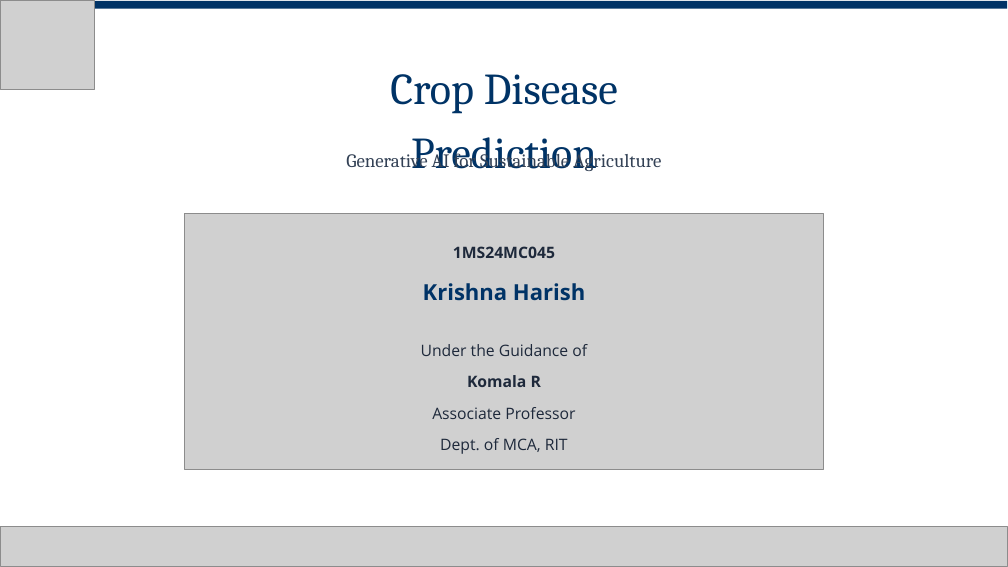
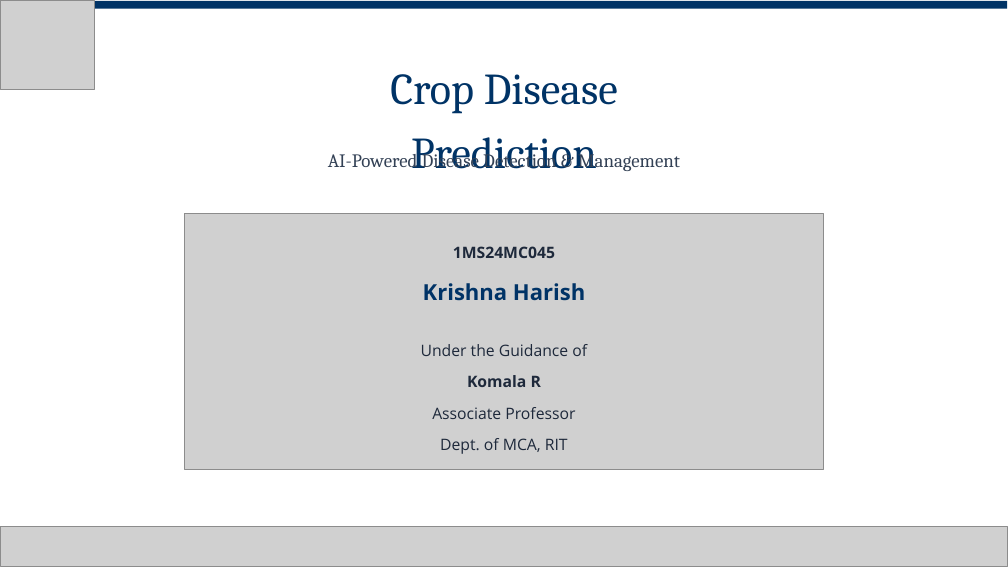
Before and after one commit to KrishnaHarish/RIT-MCA-3sem-2026, a slide deck: slide 1 of AI Agronomist - Phase I Final.pptx. Drawn at 1008x567 pixels with LibreOffice and Linux fonts; fonts in the diff are those of the drawing; grey boxes stand for pictures. Boxes give left, top, right and bottom in pixels: in the first picture for what was removed or moved away, otherwise in the second. Text is boxed around its words. In the diff, an @@ line names an element or a change of style, - is before the commit and + after.

```diff
--- a/AI Agronomist - Phase I Final.pptx
+++ b/AI Agronomist - Phase I Final.pptx
@@ text at <box>328,150,680,171</box>: text changed @@
-Generative AI for Sustainable Agriculture
+AI-Powered Disease Detection & Management
```
Also in this commit, not shown: 9 other slides changed.
